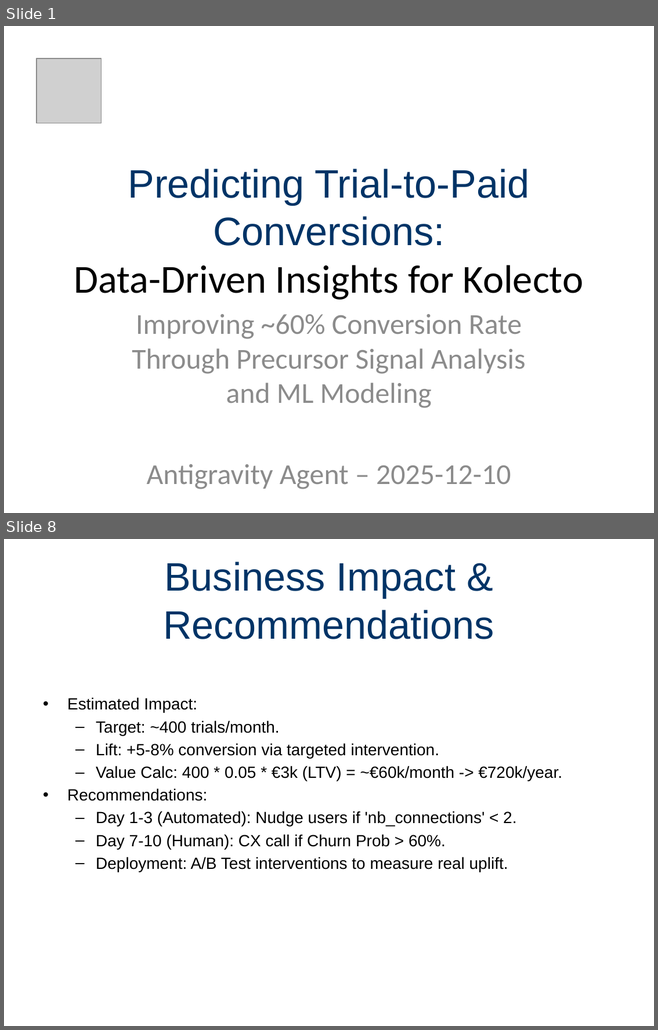
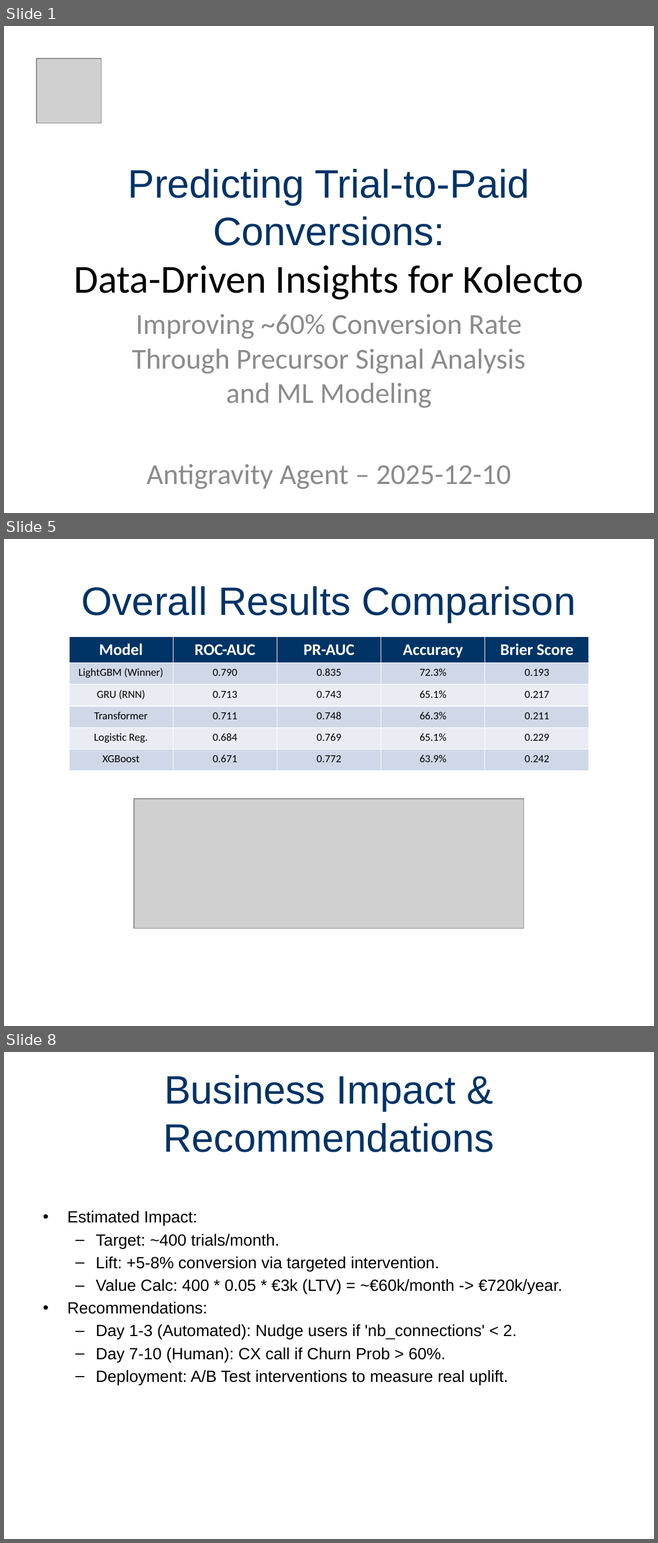
Before and after one commit to Paulino-Cristovao/churn_predictions, a slide deck: Presentations_Resultats_Projet.pptx. Shown one above the other, each under a label of ours: slides 1 and 8 before the commit, slides 1, 5 and 8 after it; the slides between them are not shown. The pictures are 658x1030 and 658x1543 pixels, drawn with LibreOffice and Linux fonts; fonts in the diff are those of the drawing; grey boxes stand for pictures. Boxes give left, top, right and bottom in pixels: in the first picture for what was removed or moved away, otherwise in the second. Text is boxed around its words. In the diff, an @@ line names an element or a change of style, - is before the commit and + after.

Commit message:
Presentation: Implement tables for Data/Results and center images

```diff
--- a/Presentations_Resultats_Projet.pptx
+++ b/Presentations_Resultats_Projet.pptx
@@ slide 5 added at bbox=[4, 539, 654, 1026], background #FFFFFF @@
@@ title added at bbox=[82, 586, 575, 622], 44 pt, text #003366 @@
+Overall Results Comparison
@@ table added at bbox=[69, 636, 589, 766], 6 rows, 5 columns @@
+Model | ROC-AUC | PR-AUC | Accuracy | Brier Score
+LightGBM (Winner) | 0.790 | 0.835 | 72.3% | 0.193
+GRU (RNN) | 0.713 | 0.743 | 65.1% | 0.217
+Transformer | 0.711 | 0.748 | 66.3% | 0.211
+Logistic Reg. | 0.684 | 0.769 | 65.1% | 0.229
+XGBoost | 0.671 | 0.772 | 63.9% | 0.242
@@ picture added at bbox=[134, 799, 524, 929] @@
```
Also in this commit, not shown: 6 slides changed, 1 slide removed, 1 other file.
